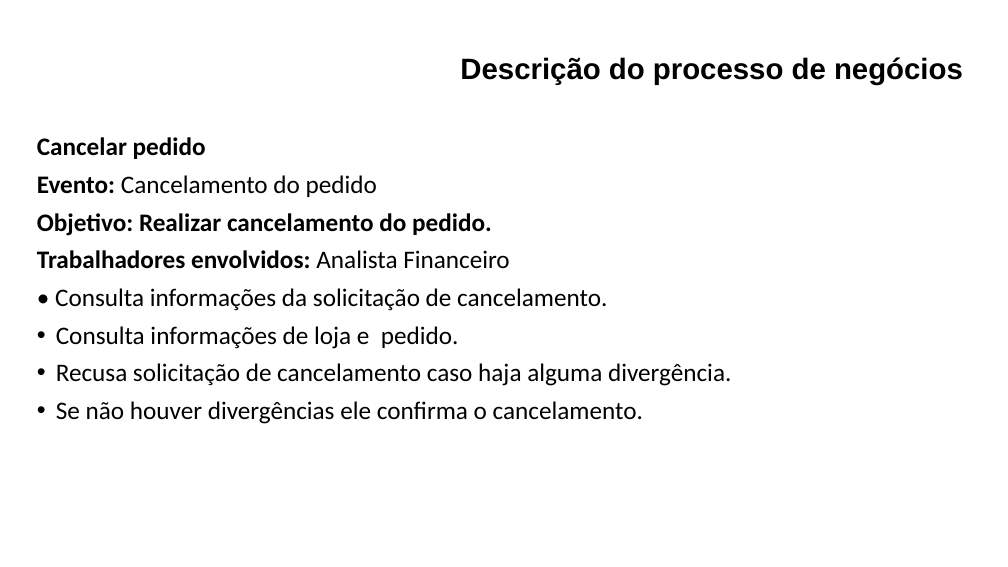
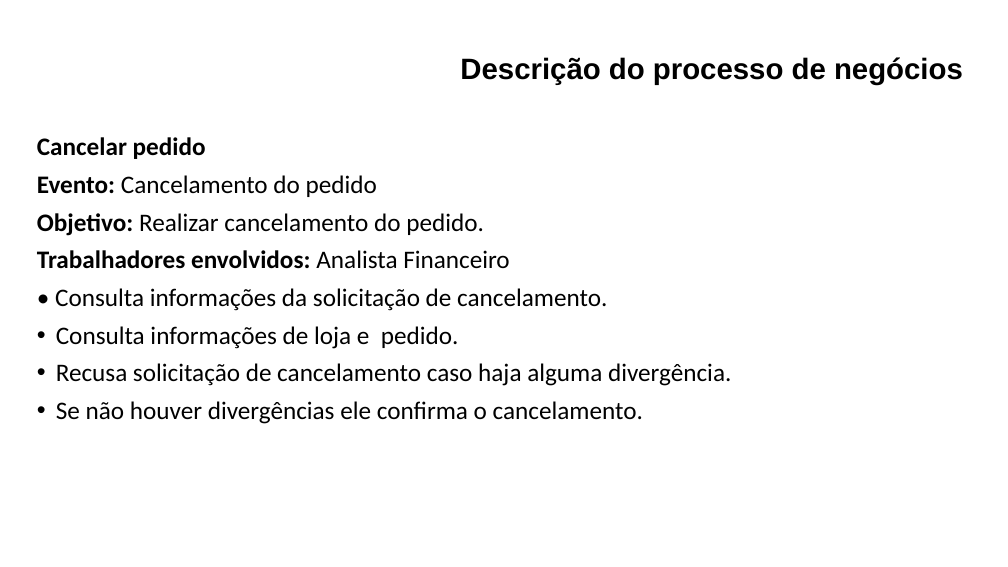
Before and after one commit to maapsystem/MaapSystem, a slide deck: slide 14 of artefatos/18 - Descrição de processos de Negócios.pptx. Drawn at 1008x567 pixels with LibreOffice and Linux fonts; fonts in the diff are those of the drawing. Boxes give left, top, right and bottom in pixels: in the first picture for what was removed or moved away, otherwise in the second. Text is boxed around its words. In the diff, an @@ line names an element or a change of style, - is before the commit and + after.

```diff
--- a/artefatos/18 - Descrição de processos de Negócios.pptx
+++ b/artefatos/18 - Descrição de processos de Negócios.pptx
@@ text at [37,213,484,236]: bold off in "Realizar cancelamento do pedido." @@
```
Also in this commit, not shown: 11 other slides changed, 17 other files.
